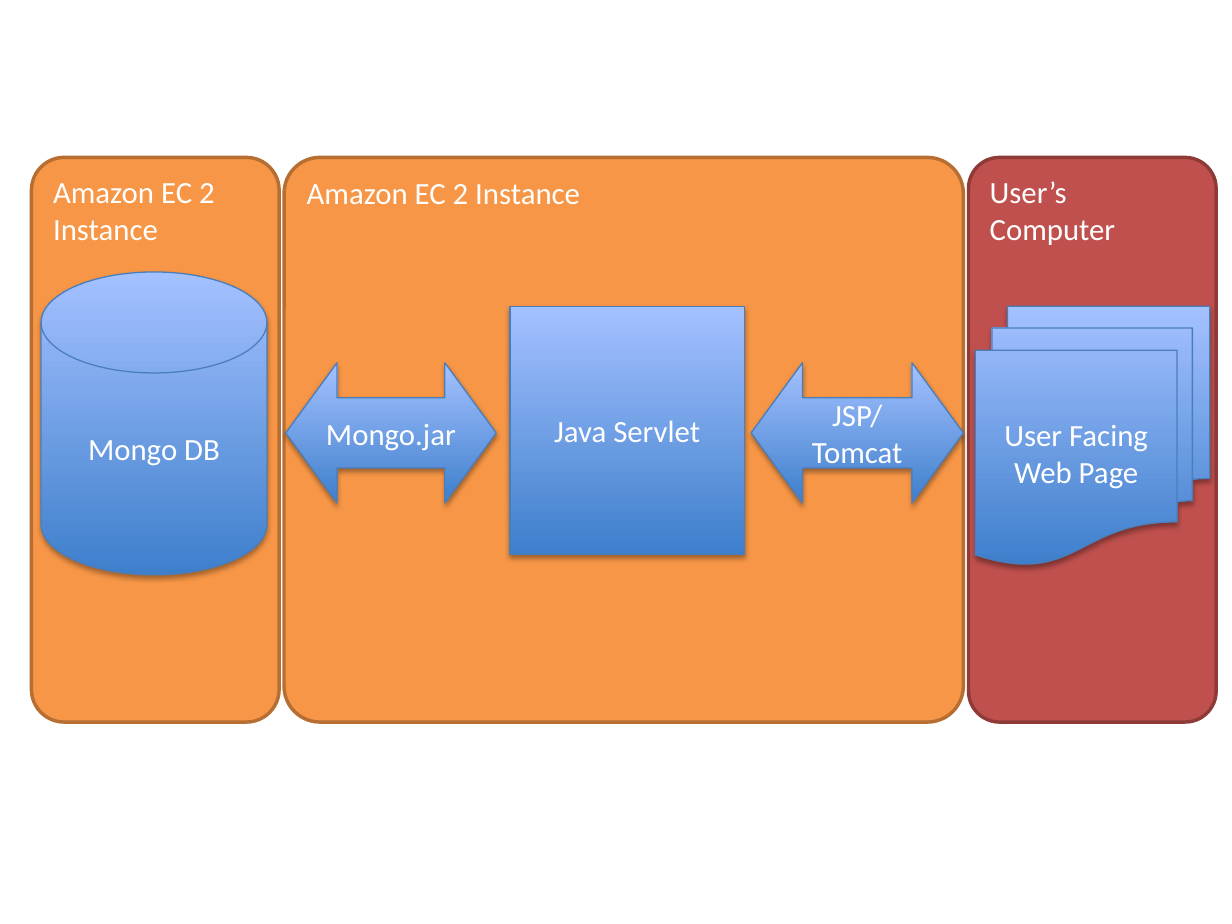
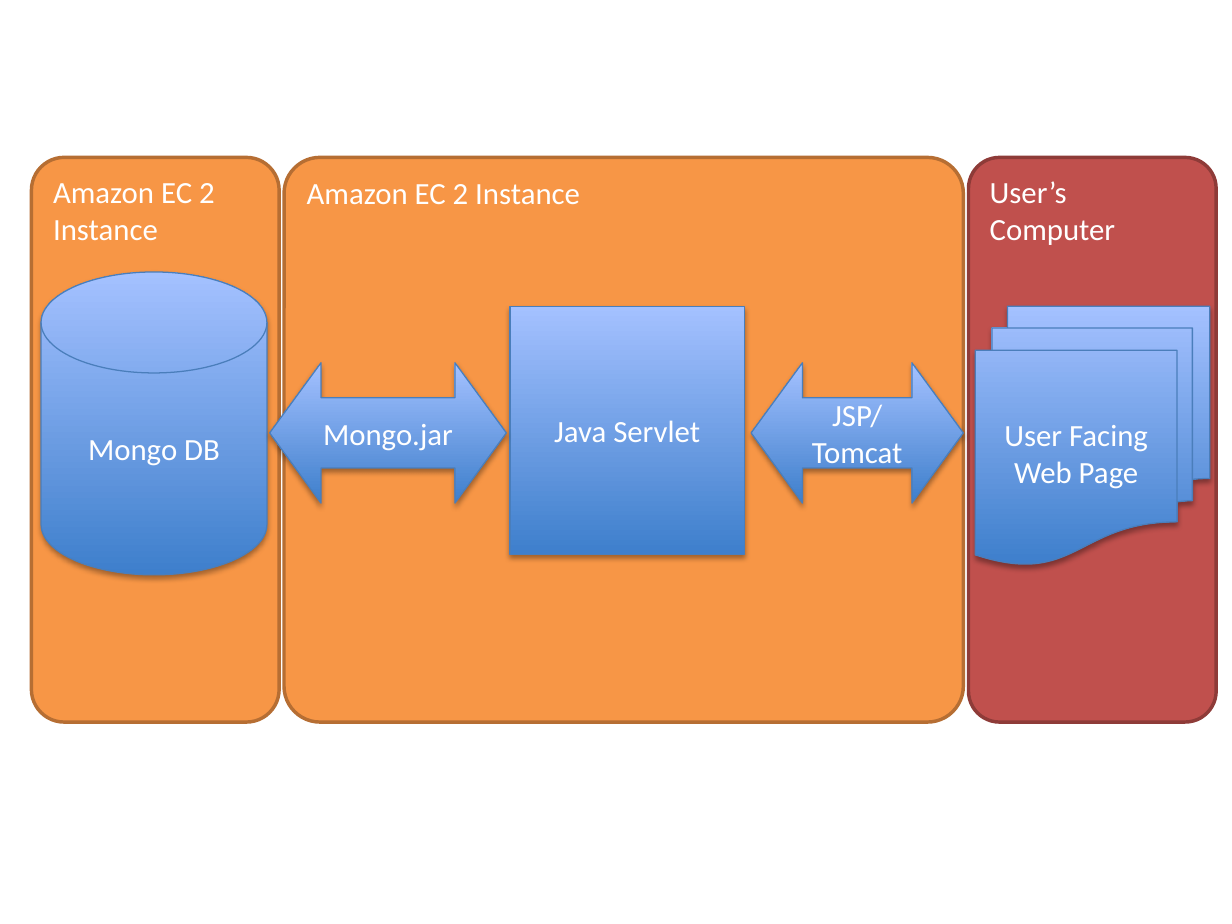
Before and after one commit to aplassard/CS292GroupProject, a slide deck: slide 1 of SchemaFiles/Global System Schema.pptx. Drawn at 1232x924 pixels with LibreOffice and Linux fonts; fonts in the diff are those of the drawing. Boxes give left, top, right and bottom in pixels: in the first picture for what was removed or moved away, otherwise in the second. Text is boxed around its words. In the diff, an @@ line names an element or a change of style, - is before the commit and + after.

```diff
--- a/SchemaFiles/Global System Schema.pptx
+++ b/SchemaFiles/Global System Schema.pptx
@@ left right arrow "Mongo.jar": place and size @@
-left right arrow "Mongo.jar" at box(286, 362, 496, 503)
+left right arrow "Mongo.jar" at box(270, 362, 506, 503)
```
Also in this commit, not shown: 2 other files.
